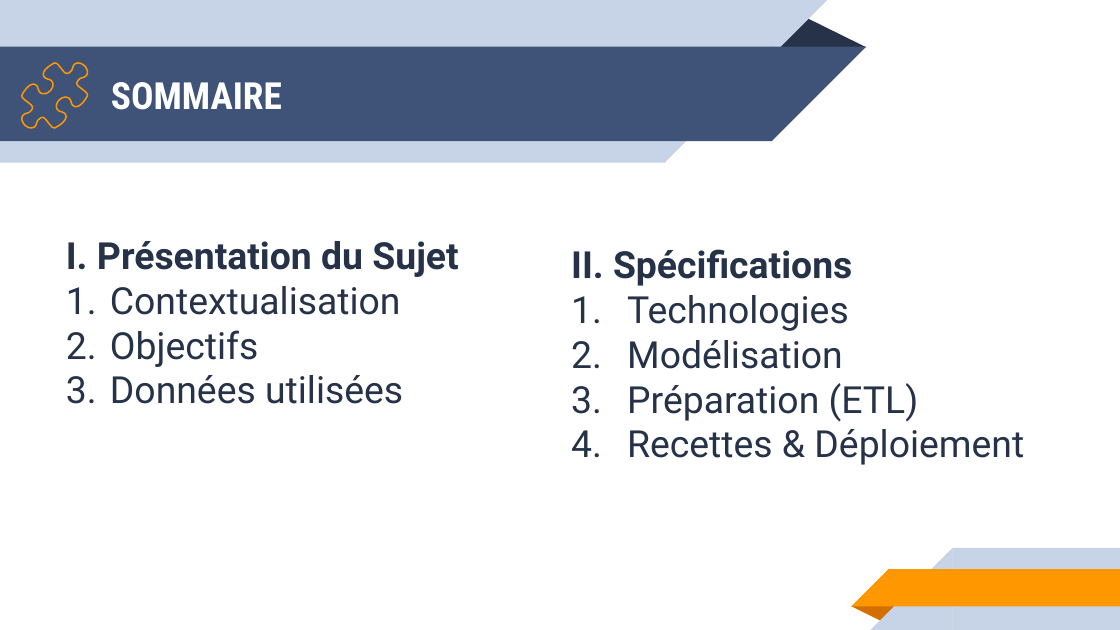
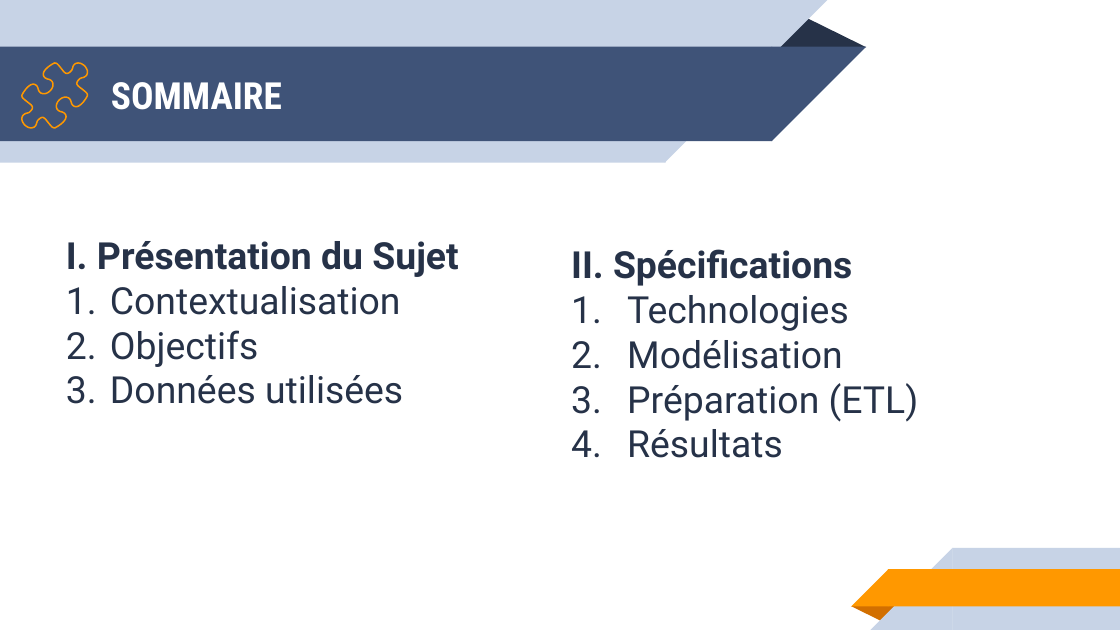
Before and after one commit to gtandu/testBi, a slide deck: slide 4 of doc/Soutenance EDD.pptx. Drawn at 1120x630 pixels with LibreOffice and Linux fonts; fonts in the diff are those of the drawing. Boxes give left, top, right and bottom in pixels: in the first picture for what was removed or moved away, otherwise in the second. Text is boxed around its words. In the diff, an @@ line names an element or a change of style, - is before the commit and + after.

```diff
--- a/doc/Soutenance EDD.pptx
+++ b/doc/Soutenance EDD.pptx
@@ text at box(627, 429, 783, 458): text changed @@
-4. Recettes & Déploiement
+4. Résultats
```
Also in this commit, not shown: 1 other slide changed, 1 slide added, 10 slides removed, 2 other files.
